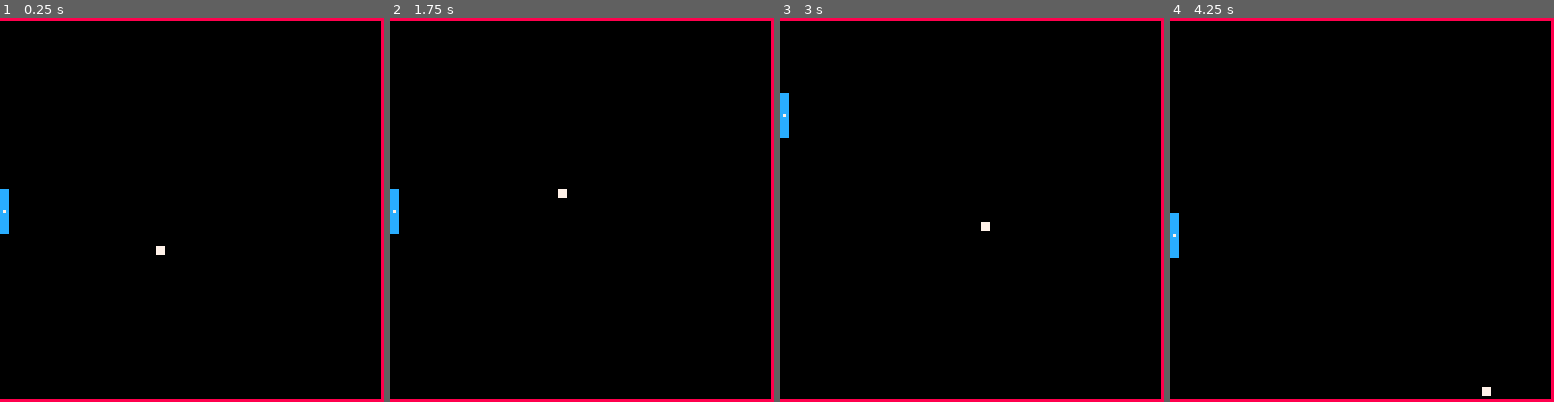
Above: before the commit, frames 1-4 (left to right).
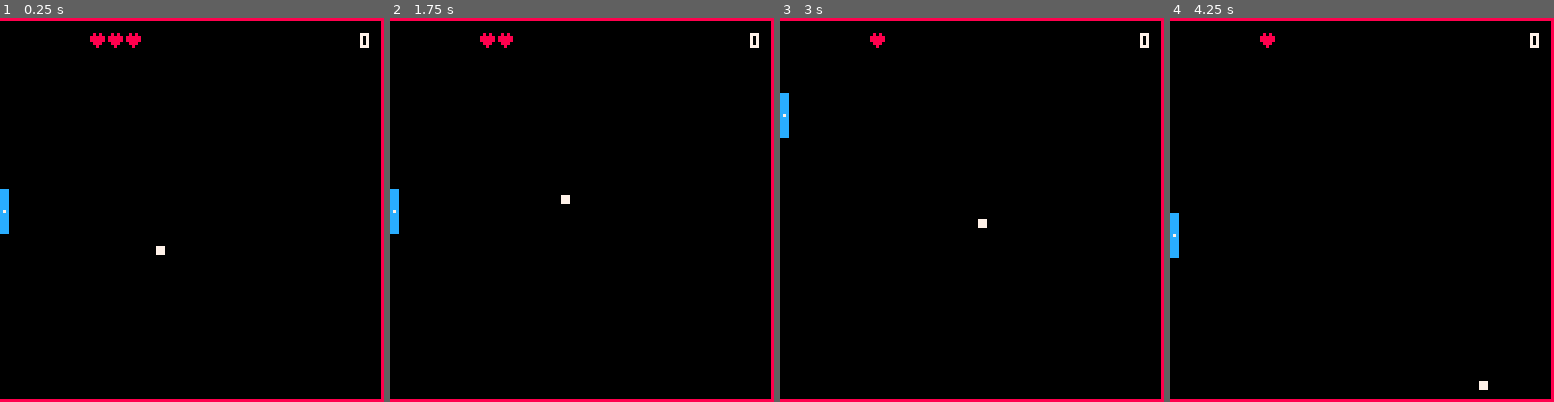
Above: after the commit, the same moments.

Repository: WolfgangSteiner/pico-8-tutorials
Game: PICO-8 cartridge pong.p8
The game is run twice, just before and just after one commit, with the same random seed, the same clock (stepped at 60 frames per second) and the same inputs.
Inputs:
- Up to frame 1 (0.25 s): no input
- Up to frame 2 (1.75 s): no input
- Up to frame 3 (3 s): hold Up 2.15-2.42 s
- Up to frame 4 (4.25 s): hold Down 3.63-3.97 s

The runs differ from the first frame. In frame 1, 0.4% of the frame differs, in the area x 23-97%, y 3-8%; in frame 2, 0.4%; in frame 3, 0.2%; in frame 4, 0.3%.

Commit message:
playground

Diff:
--- /dev/null
+++ b/playground.p8
@@ -0,0 +1,11 @@
+pico-8 cartridge // http://www.pico-8.com
+version 38
+__lua__
+#include playground/main.lua
+__gfx__
+00000000000000000000000000000000000000000000000000000000000000000000000000000000000000000000000000000000000000000000000000000000
+00000000000000000000000000000000000000000000000000000000000000000000000000000000000000000000000000000000000000000000000000000000
+00700700000000000000000000000000000000000000000000000000000000000000000000000000000000000000000000000000000000000000000000000000
+00077000000000000000000000000000000000000000000000000000000000000000000000000000000000000000000000000000000000000000000000000000
+00077000000000000000000000000000000000000000000000000000000000000000000000000000000000000000000000000000000000000000000000000000
+00700700000000000000000000000000000000000000000000000000000000000000000000000000000000000000000000000000000000000000000000000000
--- /dev/null
+++ b/playground/main.lua
@@ -0,0 +1,18 @@
+function _init()
+    cls()
+end
+function _draw()
+    random_circle()
+
+end
+
+function random_circle()
+    local radius = 32
+    local x0 = 64
+    local y0 = 64
+    local alpha = rnd(1)
+    local x = radius * cos(alpha) + x0
+    local y = radius * sin(alpha) + y0
+    pset(x,y,7)
+    pset(x0,y0,7)
+end
--- a/pong.p8
+++ b/pong.p8
@@ -6,13 +6,16 @@
 #include pong/paddle.lua
 #include pong/drawing.lua
 #include pong/ball.lua
+#include pong/game_state.lua
 __gfx__
-00000000000000000000000000000000000000000000000000000000000000000000000000000000000000000000000000000000000000000000000000000000
-00000000000000000000000000000000000000000000000000000000000000000000000000000000000000000000000000000000000000000000000000000000
-00700700000000000000000000000000000000000000000000000000000000000000000000000000000000000000000000000000000000000000000000000000
-00077000000000000000000000000000000000000000000000000000000000000000000000000000000000000000000000000000000000000000000000000000
-00077000000000000000000000000000000000000000000000000000000000000000000000000000000000000000000000000000000000000000000000000000
-00700700000000000000000000000000000000000000000000000000000000000000000000000000000000000000000000000000000000000000000000000000
+000000000808000000bbbb0000000000000000000000000000000000000000000000000000000000000000000000000000000000000000000000000000000000
+00000000888880000bbbbbb000000000000000000000000000000000000000000000000000000000000000000000000000000000000000000000000000000000
+0070070088888000bbbbbbbb00000000000000000000000000000000000000000000000000000000000000000000000000000000000000000000000000000000
+0007700008880000bb8bb8bb00000000000000000000000000000000000000000000000000000000000000000000000000000000000000000000000000000000
+0007700000800000bbbbbbbb00000000000000000000000000000000000000000000000000000000000000000000000000000000000000000000000000000000
+0070070000000000bbbbbbbb00000000000000000000000000000000000000000000000000000000000000000000000000000000000000000000000000000000
+0000000000000000bbb88bbb00000000000000000000000000000000000000000000000000000000000000000000000000000000000000000000000000000000
+00000000000000000b8888b000000000000000000000000000000000000000000000000000000000000000000000000000000000000000000000000000000000
 
 
 
--- a/pong/ball.lua
+++ b/pong/ball.lua
@@ -30,6 +30,7 @@
         ball.vx = -ball.vx * ball.acc
         if paddle_was_hit then
             sfx(2)
+            state.score = state.score + 1
         else
             sfx(1)
         end
@@ -39,12 +40,14 @@
         ball.vy = -ball.vy * ball.acc
         sfx(1)
     end
-    if ball.x - ball.d\2 <= 0 then
+    if ball.x  <= 0 then
         ball.x = 64
         ball.y = 64
         ball.vx = random_speed(1)
         ball.vy = random_speed(1)
         sfx(3)
+        state.lifes = state.lifes - 1
+
     end
 end
 
--- /dev/null
+++ b/pong/game_state.lua
@@ -0,0 +1,26 @@
+function create_game_state()
+    local state = {}
+    state.lifes = 3
+    state.score = 0
+    state.running = true
+    return state
+end
+ function draw_game_state(state)
+    score = ""..state.score * 100
+    score_len = #score
+    print(score, 124 - score_len * 4, 5, 7)
+    local x = 30
+    for i = 1, state.lifes do
+        spr(1,x,5)
+        x = x + 6
+    end
+    if state.running == false then
+        print("GAME OVER", 32, 62)
+    end
+ end
+
+ function update_game_state()
+    if state.lifes < 1 then
+       state.running = false
+    end
+end
--- a/pong/main.lua
+++ b/pong/main.lua
@@ -2,12 +2,16 @@
     court = create_court()
     paddle = create_paddle(1, 64)
     ball = create_ball()
+    state = create_game_state()
 end
 
 
 function _update()
-    update_paddle(paddle, court)
-    update_ball(ball,paddle,court)
+    update_game_state()
+    if state.running == true then
+        update_paddle(paddle, court)
+        update_ball(ball,paddle,court)
+    end
 
 end
 
@@ -17,5 +21,5 @@
     draw_court(court)
     draw_paddle(paddle)
     draw_ball(ball)
-
+    draw_game_state(state)
 end
Not shown, changed: the sound effects (__sfx__) section of pong.p8
